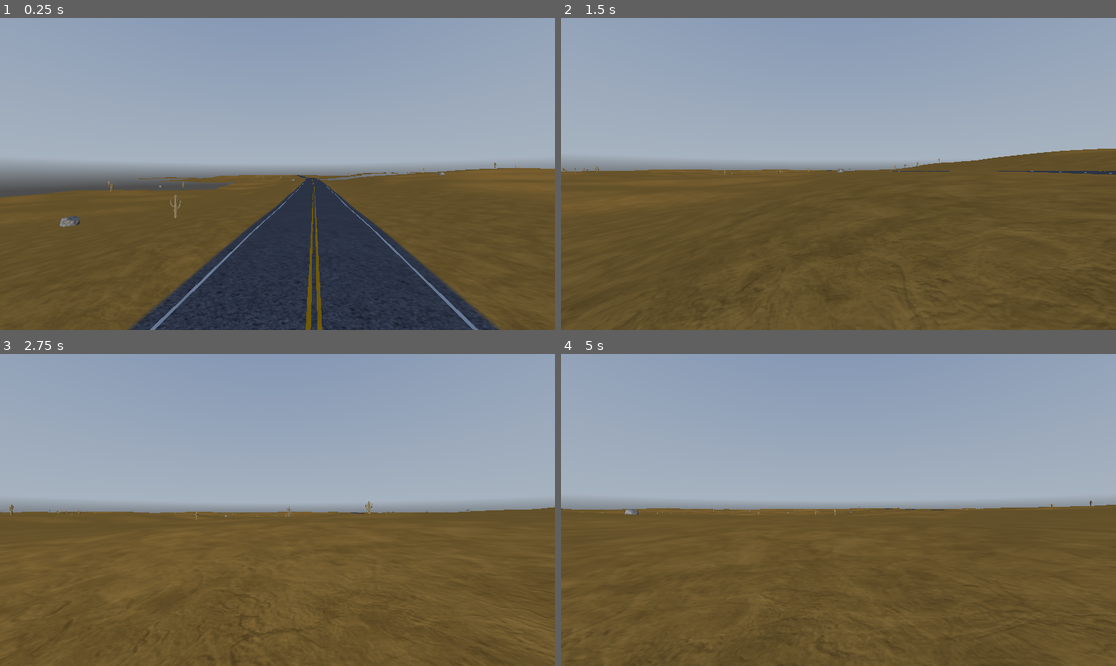
Above: before the commit, frames 1-4 (two rows, left to right).
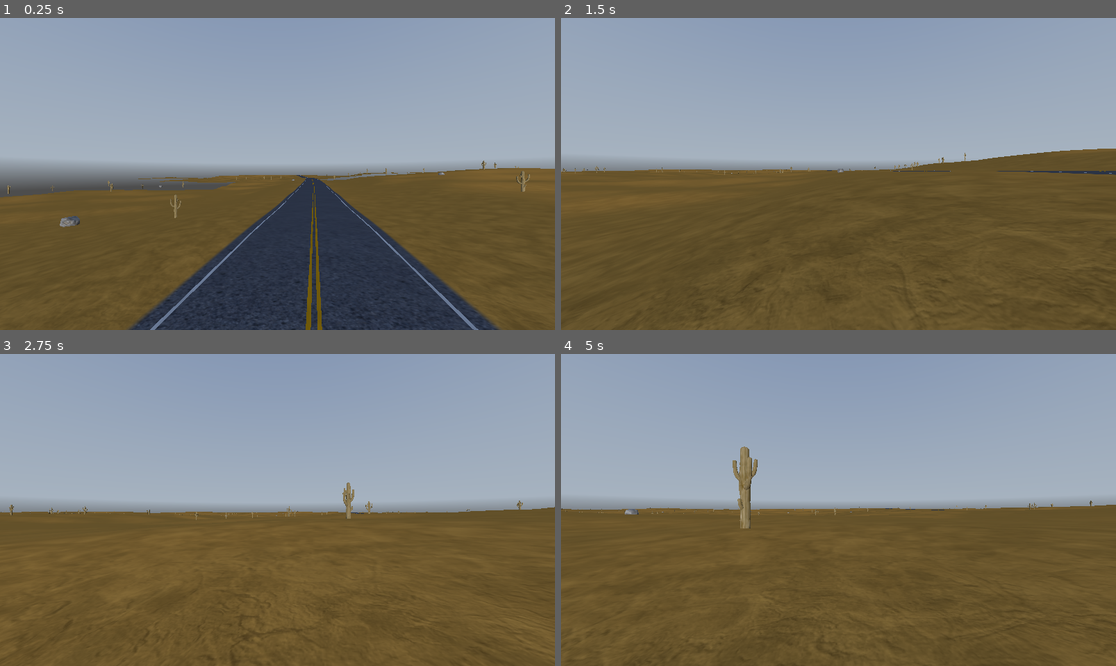
Above: after the commit, the same moments.

Repository: sola9/road-west
Game: Godot game, scene res://scenes/world.tscn
Same seed, same stepped clock (60 frames per second), same inputs: the game is played once before the commit and once after it. A sky picture missing from this copy of the repository is replaced by a grey-blue gradient.
Inputs (mouse positions are in pixels of both pictures, inside the frame that each line leads up to):
- Up to frame 1 (0.25 s): no input
- Up to frame 2 (1.5 s): move the mouse to (832, 180) at 0.52 s; hold Shift (sprint) 0.53-1.28 s; hold W (move_forward) from 0.53 s (still down); move the mouse to (877, 177) at 1.27 s; tap Shift (sprint) at 1.35 s
- Up to frame 3 (2.75 s): keep holding W (move_forward); move the mouse to (233, 506) at 2.02 s; hold Shift (sprint) from 2.03 s (still down)
- Up to frame 4 (5 s): move the mouse to (844, 510) at 2.77 s; release W (move_forward) at 2.78 s; release Shift (sprint) at 2.78 s; hold A (move_left) 2.78-3.53 s; tap Shift (sprint) at 2.85, 4.35 s; move the mouse to (816, 503) at 3.52 s; hold Shift (sprint) 3.53-4.28 s; hold W (move_forward) from 3.53 s (still down); move the mouse to (866, 510) at 4.27 s

The runs differ from the first frame. In frame 1, 0.1% of the frame differs, in the area x 1-96%, y 45-57%; in frame 2, less than 0.1%; in frame 3, 0.2%; in frame 4, 0.6%, in the area x 0-86%, y 29-56%.

Commit message:
Implemented prop collision
Biome props can have collision now

Diff:
--- a/biomes/sandy_desert.tres
+++ b/biomes/sandy_desert.tres
@@ -8,7 +8,7 @@
 [sub_resource type="Resource" id="Resource_j6ahu"]
 script = ExtResource("1_iqkk3")
 prop = ExtResource("2_jjr5a")
-density_per_square_km = 250.0
+density_per_square_km = 500.0
 metadata/_custom_type_script = "uid://c586xdl5v3xa"
 
 [sub_resource type="Resource" id="Resource_ord6o"]
--- a/biomes/scrub_desert.tres
+++ b/biomes/scrub_desert.tres
@@ -14,13 +14,12 @@
 [sub_resource type="Resource" id="Resource_hokbx"]
 script = ExtResource("1_x3ref")
 prop = ExtResource("3_hokbx")
-density_per_square_km = 70.0
 metadata/_custom_type_script = "uid://c586xdl5v3xa"
 
 [sub_resource type="Resource" id="Resource_58rag"]
 script = ExtResource("1_x3ref")
 prop = ExtResource("4_58rag")
-density_per_square_km = 400.0
+density_per_square_km = 1000.0
 metadata/_custom_type_script = "uid://c586xdl5v3xa"
 
 [resource]
--- a/props/definitions/cactus.tres
+++ b/props/definitions/cactus.tres
@@ -2,10 +2,16 @@
 
 [ext_resource type="Script" uid="uid://cenoxd2vfvomg" path="res://scripts/biomes/biome_prop_definition.gd" id="1_l0s62"]
 [ext_resource type="ArrayMesh" uid="uid://pep6ymsevym3" path="res://assets/props/cactustextured.glb" id="1_pt4w7"]
+
+[sub_resource type="BoxShape3D" id="BoxShape3D_dss4m"]
 
 [resource]
 script = ExtResource("1_l0s62")
 prop_name = "Cactus"
 spawn_seed_offset = 37
 mesh = ExtResource("1_pt4w7")
+collision_enabled = true
+collision_shape = SubResource("BoxShape3D_dss4m")
+collision_offset = null
+collision_rotation_degrees = null
 metadata/_custom_type_script = "uid://cenoxd2vfvomg"
--- a/props/definitions/rock1.tres
+++ b/props/definitions/rock1.tres
@@ -2,10 +2,16 @@
 
 [ext_resource type="ArrayMesh" uid="uid://bubrdc88kmiv6" path="res://assets/props/rock1.glb" id="1_klpd4"]
 [ext_resource type="Script" uid="uid://cenoxd2vfvomg" path="res://scripts/biomes/biome_prop_definition.gd" id="1_qch3s"]
+
+[sub_resource type="SphereShape3D" id="SphereShape3D_pt4w7"]
 
 [resource]
 script = ExtResource("1_qch3s")
 prop_name = "Rock 1"
 spawn_seed_offset = 43
 mesh = ExtResource("1_klpd4")
+collision_enabled = true
+collision_shape = SubResource("SphereShape3D_pt4w7")
+collision_offset = null
+collision_rotation_degrees = null
 metadata/_custom_type_script = "uid://cenoxd2vfvomg"
--- a/props/definitions/rock2.tres
+++ b/props/definitions/rock2.tres
@@ -2,10 +2,16 @@
 
 [ext_resource type="ArrayMesh" uid="uid://di1asn7t6ydp6" path="res://assets/props/rock2.glb" id="1_ehmbd"]
 [ext_resource type="Script" uid="uid://cenoxd2vfvomg" path="res://scripts/biomes/biome_prop_definition.gd" id="1_kkw7g"]
+
+[sub_resource type="BoxShape3D" id="BoxShape3D_ehmbd"]
 
 [resource]
 script = ExtResource("1_kkw7g")
 prop_name = "Rock 2"
 spawn_seed_offset = 52
 mesh = ExtResource("1_ehmbd")
+collision_enabled = true
+collision_shape = SubResource("BoxShape3D_ehmbd")
+collision_offset = null
+collision_rotation_degrees = null
 metadata/_custom_type_script = "uid://cenoxd2vfvomg"
--- a/scenes/world.tscn
+++ b/scenes/world.tscn
@@ -72,6 +72,12 @@
 world_generator = NodePath("../WorldGenerator")
 biome_generator = NodePath("../BiomeGenerator")
 floating_origin = NodePath("../FloatingOrigin")
+chunk_size = null
+render_distance = null
+unload_margin = null
+generation_budget_ms = null
+max_chunks_per_frame = null
+slope_sample_distance = null
 
 [node name="Player" type="CharacterBody3D" parent="." unique_id=1307345321]
 script = ExtResource("3_4wyf3")
--- a/scripts/biomes/biome_prop_definition.gd
+++ b/scripts/biomes/biome_prop_definition.gd
@@ -37,3 +37,15 @@
 # Extra space beyond the asphalt edge.
 @export_range(0.0, 100.0, 0.5, "suffix:m")
 var road_clearance: float = 4.0
+
+@export_category("Collision")
+
+@export var collision_enabled: bool = false
+
+@export var collision_shape: Shape3D
+
+# Use these only if the collision shape does not line up with
+# the visual mesh's origin.
+@export var collision_offset: Vector3 = Vector3.ZERO
+
+@export var collision_rotation_degrees: Vector3 = Vector3.ZERO
--- a/scripts/world/prop_chunk.gd
+++ b/scripts/world/prop_chunk.gd
@@ -10,6 +10,7 @@
 
 var floating_origin: FloatingOrigin
 
+var collision_candidates: Array[PropCollisionCandidate] = []
 
 func setup(
 	new_coordinate: Vector2i,
@@ -85,3 +86,47 @@
 	instance.multimesh = multimesh
 
 	add_child(instance)
+
+func add_collision_candidates(
+	definition: BiomePropDefinition,
+	transforms: Array[Transform3D]
+) -> void:
+	if definition == null:
+		return
+
+	if not definition.collision_enabled:
+		return
+
+	if definition.collision_shape == null:
+		return
+
+	for instance_index in range(
+		transforms.size()
+	):
+		var candidate := (
+			PropCollisionCandidate.new()
+		)
+
+		candidate.chunk_coordinate = (
+			chunk_coordinate
+		)
+
+		candidate.definition = definition
+
+		candidate.local_transform = (
+			transforms[instance_index]
+		)
+
+		candidate.candidate_id = (
+			"%d:%d:%d:%d"
+			% [
+				chunk_coordinate.x,
+				chunk_coordinate.y,
+				definition.spawn_seed_offset,
+				instance_index
+			]
+		)
+
+		collision_candidates.append(
+			candidate
+		)
--- /dev/null
+++ b/scripts/world/prop_collision_candidate.gd
@@ -0,0 +1,12 @@
+class_name PropCollisionCandidate
+extends RefCounted
+
+
+var candidate_id: String = ""
+
+var chunk_coordinate: Vector2i = Vector2i.ZERO
+
+var definition: BiomePropDefinition
+
+# Transform relative to the PropChunk.
+var local_transform: Transform3D = Transform3D.IDENTITY
--- a/scripts/world/prop_manager.gd
+++ b/scripts/world/prop_manager.gd
@@ -36,6 +36,34 @@
 @export_range(0.25, 10.0, 0.25, "suffix:m")
 var slope_sample_distance: float = 2.0
 
+@export_category("Collision Activation")
+
+# Props inside this radius receive collision.
+@export_range(10.0, 500.0, 5.0, "suffix:m")
+var collision_activation_distance: float = 100.0
+
+# Collision remains active until beyond this distance.
+# This prevents rapid toggling at exactly 100 m.
+@export_range(10.0, 600.0, 5.0, "suffix:m")
+var collision_deactivation_distance: float = 130.0
+
+# We do not need to rescan collision every physics frame.
+@export_range(0.05, 1.0, 0.05, "suffix:s")
+var collision_update_interval: float = 0.15
+
+# Limits how many new physics bodies can appear in one update.
+@export_range(1, 64, 1)
+var maximum_activations_per_update: int = 12
+
+
+@export_category("Collision Layers")
+
+@export_flags_3d_physics
+var prop_collision_layer: int = 1
+
+@export_flags_3d_physics
+var prop_collision_mask: int = 1
+
 
 var loaded_chunks: Dictionary = {}
 var desired_chunks: Dictionary = {}
@@ -51,6 +79,15 @@
 
 # BiomePropDefinition -> maximum density found in any biome.
 var maximum_density_by_prop: Dictionary = {}
+
+var collision_root: Node3D
+
+# candidate_id -> StaticBody3D
+var active_collision_proxies: Dictionary = {}
+
+var collision_proxy_pool: Array[StaticBody3D] = []
+
+var collision_update_accumulator: float = 0.0
 
 func _ready() -> void:
 	if player == null:
@@ -78,6 +115,9 @@
 		return
 
 	world_generator.ensure_configured()
+	collision_root = Node3D.new()
+	collision_root.name = "PropCollisionProxies"
+	add_child(collision_root)
 
 	_build_prop_registry()
 
@@ -227,6 +267,10 @@
 			as PropChunk
 		)
 
+		_release_collision_for_chunk(
+			coordinate
+		)
+
 		loaded_chunks.erase(coordinate)
 
 		if is_instance_valid(chunk):
@@ -364,6 +408,10 @@
 		)
 
 		chunk.add_prop_instances(
+			definition,
+			transforms
+		)
+		chunk.add_collision_candidates(
 			definition,
 			transforms
 		)
@@ -676,7 +724,7 @@
 	for key in loaded_chunks.keys():
 		var coordinate: Vector2i = key
 
-		var chunk: PropChunk = (
+		var chunk := (
 			loaded_chunks.get(coordinate)
 			as PropChunk
 		)
@@ -686,3 +734,461 @@
 
 		chunk.global_position -= shift
 		chunk.reset_physics_interpolation()
+
+	for key in active_collision_proxies.keys():
+		var candidate_id: String = key
+
+		var body := (
+			active_collision_proxies.get(
+				candidate_id
+			)
+			as StaticBody3D
+		)
+
+		if not is_instance_valid(body):
+			continue
+
+		body.global_position -= shift
+		body.reset_physics_interpolation()
+
+func _physics_process(
+	delta: float
+) -> void:
+	collision_update_accumulator += delta
+
+	if (
+		collision_update_accumulator
+		< collision_update_interval
+	):
+		return
+
+	collision_update_accumulator = 0.0
+
+	_update_collision_proxies()
+
+func _create_collision_proxy() -> StaticBody3D:
+	var body := StaticBody3D.new()
+
+	body.name = "PropCollisionProxy"
+
+	body.collision_layer = (
+		prop_collision_layer
+	)
+
+	body.collision_mask = (
+		prop_collision_mask
+	)
+
+	var collision_shape := (
+		CollisionShape3D.new()
+	)
+
+	collision_shape.name = (
+		"CollisionShape3D"
+	)
+
+	collision_shape.disabled = true
+
+	body.add_child(
+		collision_shape
+	)
+
+	collision_root.add_child(
+		body
+	)
+
+	return body
+
+func _acquire_collision_proxy() -> StaticBody3D:
+	if not collision_proxy_pool.is_empty():
+		var body: StaticBody3D = (
+			collision_proxy_pool.pop_back()
+		)
+
+		return body
+
+	return _create_collision_proxy()
+
+func _release_collision_proxy(
+	body: StaticBody3D
+) -> void:
+	if not is_instance_valid(body):
+		return
+
+	var collision_shape := (
+		body.get_node_or_null(
+			"CollisionShape3D"
+		)
+		as CollisionShape3D
+	)
+
+	if collision_shape != null:
+		collision_shape.disabled = true
+		collision_shape.shape = null
+
+	body.name = "UnusedPropCollisionProxy"
+
+	collision_proxy_pool.append(body)
+
+func _activate_collision_candidate(
+	candidate: PropCollisionCandidate
+) -> void:
+	if candidate == null:
+		return
+
+	if candidate.definition == null:
+		return
+
+	if candidate.definition.collision_shape == null:
+		return
+
+	if active_collision_proxies.has(
+		candidate.candidate_id
+	):
+		return
+
+	var chunk := (
+		loaded_chunks.get(
+			candidate.chunk_coordinate
+		)
+		as PropChunk
+	)
+
+	if not is_instance_valid(chunk):
+		return
+
+	var body := (
+		_acquire_collision_proxy()
+	)
+
+	body.name = (
+		"Collision_%s"
+		% candidate.definition.prop_name
+	)
+
+	body.collision_layer = (
+		prop_collision_layer
+	)
+
+	body.collision_mask = (
+		prop_collision_mask
+	)
+
+	# Use the exact same transform as the visual MultiMesh
+	# instance, converted through its PropChunk.
+	body.global_transform = (
+		chunk.global_transform
+		* candidate.local_transform
+	)
+
+	var collision_shape := (
+		body.get_node(
+			"CollisionShape3D"
+		)
+		as CollisionShape3D
+	)
+
+	collision_shape.shape = (
+		candidate.definition.collision_shape
+	)
+
+	collision_shape.position = (
+		candidate.definition.collision_offset
+	)
+
+	collision_shape.rotation_degrees = (
+		candidate.definition
+			.collision_rotation_degrees
+	)
+
+	# The body's transform already contains the visual prop's
+	# uniform scale.
+	collision_shape.scale = Vector3.ONE
+
+	collision_shape.disabled = false
+
+	body.reset_physics_interpolation()
+
+	active_collision_proxies[
+		candidate.candidate_id
+	] = body
+
+func _deactivate_collision_candidate(
+	candidate_id: String
+) -> void:
+	var body := (
+		active_collision_proxies.get(
+			candidate_id
+		)
+		as StaticBody3D
+	)
+
+	active_collision_proxies.erase(
+		candidate_id
+	)
+
+	if not is_instance_valid(body):
+		return
+
+	_release_collision_proxy(body)
+
+func _deactivate_distant_collision() -> void:
+	var player_position := (
+		player.global_position
+	)
+
+	var deactivation_distance := maxf(
+		collision_deactivation_distance,
+		collision_activation_distance
+	)
+
+	var distance_squared_limit := (
+		deactivation_distance
+		* deactivation_distance
+	)
+
+	var candidates_to_remove: Array[String] = []
+
+	for key in active_collision_proxies.keys():
+		var candidate_id: String = key
+
+		var body := (
+			active_collision_proxies.get(
+				candidate_id
+			)
+			as StaticBody3D
+		)
+
+		if not is_instance_valid(body):
+			candidates_to_remove.append(
+				candidate_id
+			)
+			continue
+
+		var offset_x := (
+			body.global_position.x
+			- player_position.x
+		)
+
+		var offset_z := (
+			body.global_position.z
+			- player_position.z
+		)
+
+		var distance_squared := (
+			offset_x * offset_x
+			+ offset_z * offset_z
+		)
+
+		if (
+			distance_squared
+			> distance_squared_limit
+		):
+			candidates_to_remove.append(
+				candidate_id
+			)
+
+	for candidate_id in candidates_to_remove:
+		_deactivate_collision_candidate(
+			candidate_id
+		)
+
+func _get_nearby_collision_candidates() -> Array[PropCollisionCandidate]:
+	var result: Array[PropCollisionCandidate] = []
+
+	var chunk_search_radius := (
+		ceili(
+			collision_activation_distance
+			/ chunk_size
+		)
+		+ 1
+	)
+
+	var player_position := (
+		player.global_position
+	)
+
+	var activation_distance_squared := (
+		collision_activation_distance
+		* collision_activation_distance
+	)
+
+	for offset_z in range(
+		-chunk_search_radius,
+		chunk_search_radius + 1
+	):
+		for offset_x in range(
+			-chunk_search_radius,
+			chunk_search_radius + 1
+		):
+			var coordinate := (
+				current_player_chunk
+				+ Vector2i(
+					offset_x,
+					offset_z
+				)
+			)
+
+			var chunk := (
+				loaded_chunks.get(
+					coordinate
+				)
+				as PropChunk
+			)
+
+			if not is_instance_valid(chunk):
+				continue
+
+			for candidate in (
+				chunk.collision_candidates
+			):
+				if candidate == null:
+					continue
+
+				if active_collision_proxies.has(
+					candidate.candidate_id
+				):
+					continue
+
+				var candidate_transform := (
+					chunk.global_transform
+					* candidate.local_transform
+				)
+
+				var candidate_position := (
+					candidate_transform.origin
+				)
+
+				var offset_candidate_x := (
+					candidate_position.x
+					- player_position.x
+				)
+
+				var offset_candidate_z := (
+					candidate_position.z
+					- player_position.z
+				)
+
+				var distance_squared := (
+					offset_candidate_x
+						* offset_candidate_x
+					+ offset_candidate_z
+						* offset_candidate_z
+				)
+
+				if (
+					distance_squared
+					<= activation_distance_squared
+				):
+					result.append(
+						candidate
+					)
+
+	return result
+
+func _get_candidate_distance_squared(
+	candidate: PropCollisionCandidate
+) -> float:
+	var chunk := (
+		loaded_chunks.get(
+			candidate.chunk_coordinate
+		)
+		as PropChunk
+	)
+
+	if not is_instance_valid(chunk):
+		return INF
+
+	var candidate_transform := (
+		chunk.global_transform
+		* candidate.local_transform
+	)
+
+	var candidate_position := (
+		candidate_transform.origin
+	)
+
+	var player_position := (
+		player.global_position
+	)
+
+	var offset_x := (
+		candidate_position.x
+		- player_position.x
+	)
+
+	var offset_z := (
+		candidate_position.z
+		- player_position.z
+	)
+
+	return (
+		offset_x * offset_x
+		+ offset_z * offset_z
+	)
+
+func _compare_collision_candidates(
+	first: PropCollisionCandidate,
+	second: PropCollisionCandidate
+) -> bool:
+	return (
+		_get_candidate_distance_squared(first)
+		<
+		_get_candidate_distance_squared(second)
+	)
+
+func _update_collision_proxies() -> void:
+	if not has_current_player_chunk:
+		return
+
+	# First return distant bodies to the pool.
+	_deactivate_distant_collision()
+
+	var candidates := (
+		_get_nearby_collision_candidates()
+	)
+
+	if candidates.is_empty():
+		return
+
+	candidates.sort_custom(
+		_compare_collision_candidates
+	)
+
+	var activation_count := mini(
+		candidates.size(),
+		maximum_activations_per_update
+	)
+
+	for index in range(
+		activation_count
+	):
+		_activate_collision_candidate(
+			candidates[index]
+		)
+
+func _release_collision_for_chunk(
+	coordinate: Vector2i
+) -> void:
+	var chunk := (
+		loaded_chunks.get(
+			coordinate
+		)
+		as PropChunk
+	)
+
+	if not is_instance_valid(chunk):
+		return
+
+	for candidate in (
+		chunk.collision_candidates
+	):
+		if candidate == null:
+			continue
+
+		if active_collision_proxies.has(
+			candidate.candidate_id
+		):
+			_deactivate_collision_candidate(
+				candidate.candidate_id
+			)
Not shown, added: scripts/world/prop_collision_candidate.gd.uid
